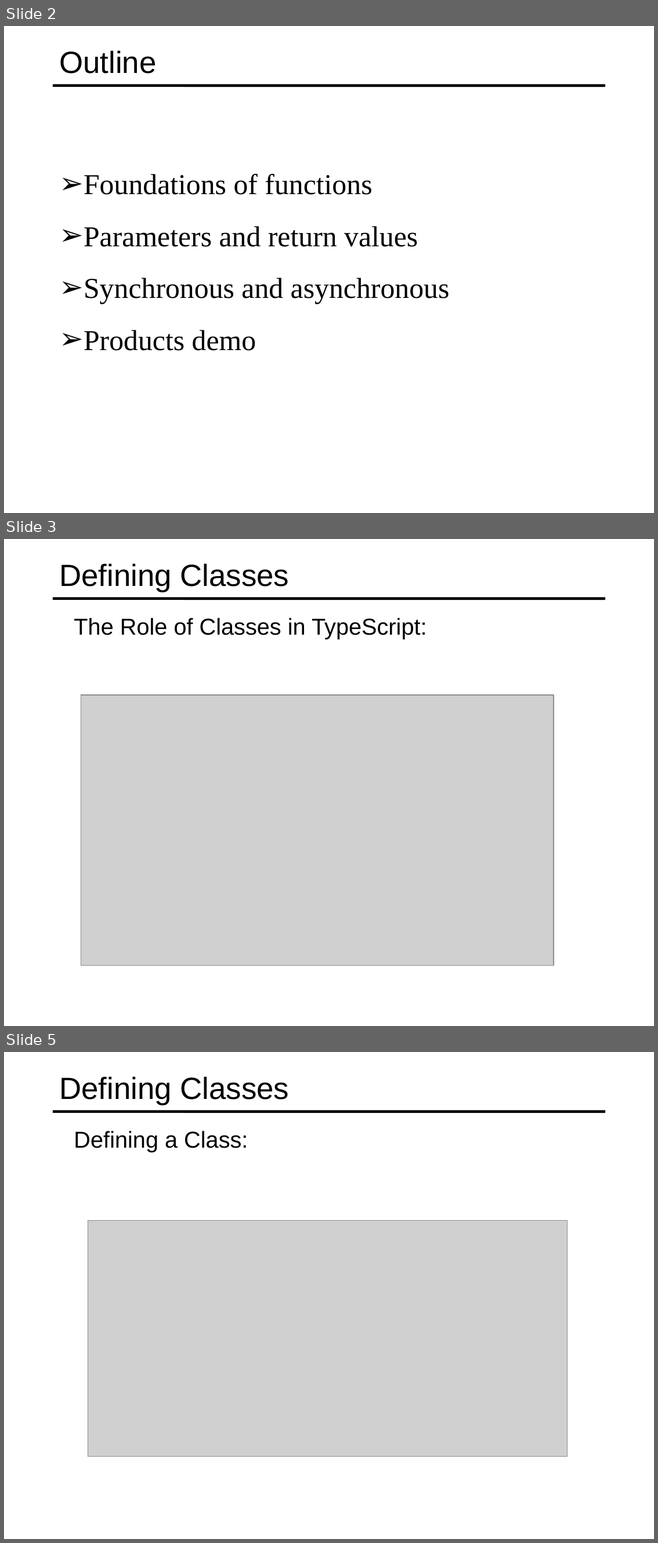
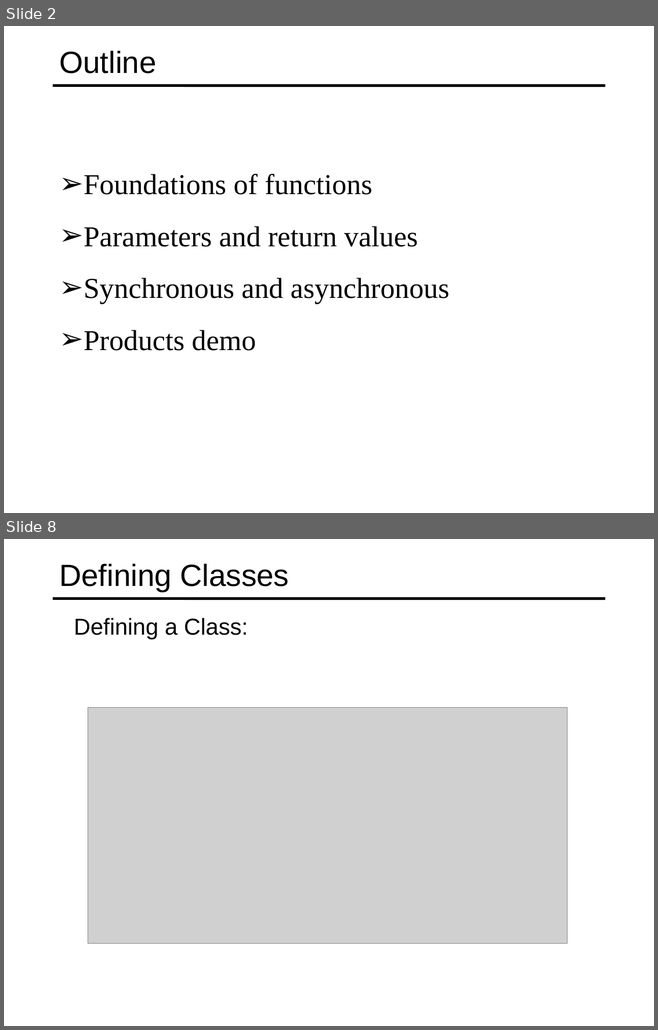
Before and after one commit to specter01wj/Jago_Link_Training, a slide deck: Angular/Angular12/TypeScript Fundamentals/3-Creating-And-Using-Functions/L3_Classes and Interfaces.ppt. Shown one above the other, each under a label of ours: slides 2, 3 and 5 before the commit, slides 2 and 8 after it; the slides between them are not shown. The pictures are 658x1543 and 658x1030 pixels, drawn with LibreOffice and Linux fonts; fonts in the diff are those of the drawing; grey boxes stand for pictures. Boxes give left, top, right and bottom in pixels: in the first picture for what was removed or moved away, otherwise in the second. Text is boxed around its words. In the diff, an @@ line names an element or a change of style, - is before the commit and + after.

```diff
--- a/Angular/Angular12/TypeScript Fundamentals/3-Creating-And-Using-Functions/L3_Classes and Interfaces.ppt
+++ b/Angular/Angular12/TypeScript Fundamentals/3-Creating-And-Using-Functions/L3_Classes and Interfaces.ppt
@@ slide 3 removed at <box>4,539,654,1026</box>, background #FFFFFF; not listed: 1 template element that a slide beside it also shows @@
@@ title removed at <box>59,563,289,592</box> @@
-Defining Classes
@@ text removed at <box>74,618,427,639</box> @@
-  The Role of Classes in TypeScript:
@@ picture removed at <box>81,695,554,966</box> @@
@@ what was slide 5 is now slide 8 @@
```
Also in this commit, not shown: 5 slides added, 1 other slide removed.
